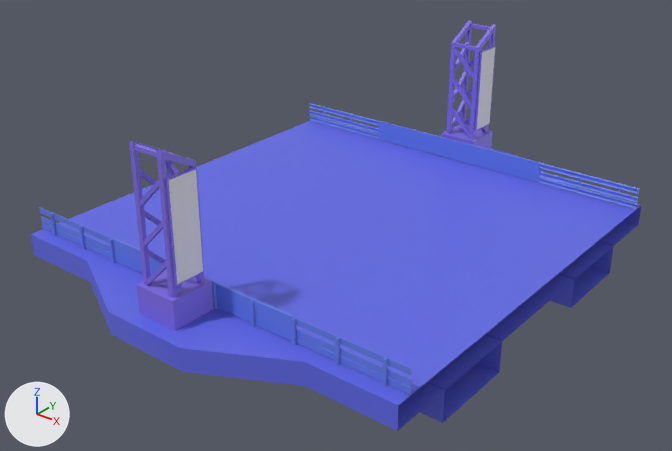
The FBX model Gamen't/Assets/Warner/Road/FBX/RoadCheckpoint.fbx, before and after one commit.
One viewpoint serves both versions: a 50 mm lens placed at (23.9, -30.6, 18.4), pointed at (0.3, -1.1, 0.2). Arrows for +X, +Y and +Z are at lower left; the lights stay in place. Where no turn or scale is listed for an object, it has been applied to the vertices.

The first picture shows 'RailingCheckpoint', 'RailingFinnhislineBoard.001', 'RoadCheckpoint'.
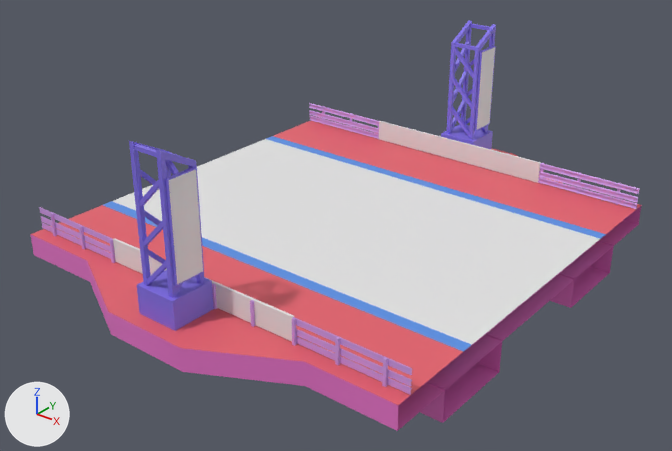
Changed parts and their boxes (x1, y1, x2, y2) in the pictures (672 x 451 px):
part 1 of me_plane_012, built on
    both: (103, 136, 606, 352)
part 2 of me_plane_012, recoloured (blue to pink)
    both: (30, 205, 642, 431)
part 3 of me_plane_012, recoloured (blue to red)
    both: (31, 121, 641, 405)
part 4 of me_plane_013, recoloured (blue to pink)
    both: (39, 103, 640, 395)
part 5 of me_plane_013, recoloured (blue to white)
    both: (113, 238, 228, 312)
part 6 of me_plane_013, recoloured (blue to white)
    both: (379, 121, 483, 167)
part 7 of me_plane_013, recoloured (blue to white)
    both: (226, 287, 294, 341)
part 8 of me_plane_013, recoloured (blue to white)
    both: (481, 148, 541, 183)

Patch to the scene script:
```diff
--- a/Gamen't/Assets/Warner/Road/FBX/RoadCheckpoint.fbx.py
+++ b/Gamen't/Assets/Warner/Road/FBX/RoadCheckpoint.fbx.py
@@ mat_zijboards @@
+mat_zijboards = principled_material('ZijBoards')
+mat_zijboards.base_color = (0.8, 0.8, 0.8)  # white #e7e7e7
@@ mat_railling @@
+mat_railling = principled_material('Railling')
+mat_railling.base_color = (0.614, 0.333, 0.8)  # purple #ce9ce7
@@ mat_onderkant @@
+mat_onderkant = principled_material('Onderkant')
+mat_onderkant.base_color = (0.8, 0.173, 0.579)  # pink #e773c8
@@ mat_road @@
+mat_road = principled_material('Road')
+mat_road.base_color = (0.8, 0.8, 0.8)  # white #e7e7e7
@@ mat_grass @@
+mat_grass = principled_material('Grass')
+mat_grass.base_color = (0.8, 0.122, 0.155)  # red #e7626e
@@ mat_zjilijn @@
+mat_zjilijn = principled_material('Zjilijn')
+mat_zjilijn.base_color = (0.102, 0.288, 0.8)  # blue #5a92e7
@@ me_plane_012 @@
 # used by ob_roadcheckpoint; location = (0.0, 0.0, 0.0)
-me_plane_012.from_pydata(...)  # 52 vertices, 36 faces; spans x -10.0..10.0, y -12.1..12.1, z -2.4..0.0
+me_plane_012.from_pydata(...)  # 64 vertices, 46 faces; spans x -10.0..10.0, y -12.1..12.1, z -2.4..0.0
+# me_plane_012 part 1
+# 5 faces are deleted
+# 6 new vertices lie (0.0, -0.6, 0.0) away from vertices in x -10.0..10.0, y 6.0, z 0.0
+# 6 new vertices lie (0.0, 0.6, 0.0) away from vertices in x -10.0..10.0, y -6.0, z 0.0
+# 10 new faces join them, mat_zjilijn (blue #5a92e7)
+# 5 new faces join them, mat_road (white #e7e7e7)
+# me_plane_012 part 2: 21 faces spanning x -10.0..10.0, y -12.1..12.1, z -2.4..0.0 switch from mat_roadcheckpoint (blue #626ae7) to mat_onderkant (pink #e774c8)
+# me_plane_012 part 3: 10 faces spanning x -10.0..10.0, y -12.1..12.1, z 0.0 switch from mat_roadcheckpoint (blue #626ae7) to mat_grass (red #e7626e)
+me_plane_012.materials.append(mat_road)  # white #e7e7e7
+me_plane_012.materials.append(mat_zjilijn)  # blue #5a92e7
@@ me_plane_013 @@
 me_plane_013.from_pydata(...)  # 408 vertices, 284 faces; spans x -10.0..10.0, y -9.5..9.5, z 0.0..1.1
 # used by ob_railingcheckpoint; location = (0.0, 0.0, 0.0)
+# me_plane_013 part 4: 256 of the faces centred in x -10.0..10.0, y -9.5..9.5, z 0.1..1.1 switch from mat_railingcheckpoint (blue #6680e7) to mat_railling (purple #cd9ce7)
+# me_plane_013 part 5: 9 of the faces centred in x -4.9..0.0, y -9.4..-9.3, z 0.0..1.1 switch from mat_railingcheckpoint (blue #6680e7) to mat_zijboards (white #e7e7e7)
+# me_plane_013 part 6: 9 of the faces centred in x -4.9..0.0, y 9.3..9.4, z 0.0..1.1 switch from mat_railingcheckpoint (blue #6680e7) to mat_zijboards (white #e7e7e7)
+# me_plane_013 part 7: 5 of the faces centred in x 3.3..4.9, y -9.4..-9.3, z 0.0..1.1 switch from mat_railingcheckpoint (blue #6680e7) to mat_zijboards (white #e7e7e7)
+# me_plane_013 part 8: 5 of the faces centred in x 3.3..4.9, y 9.3..9.4, z 0.0..1.1 switch from mat_railingcheckpoint (blue #6680e7) to mat_zijboards (white #e7e7e7)
```
